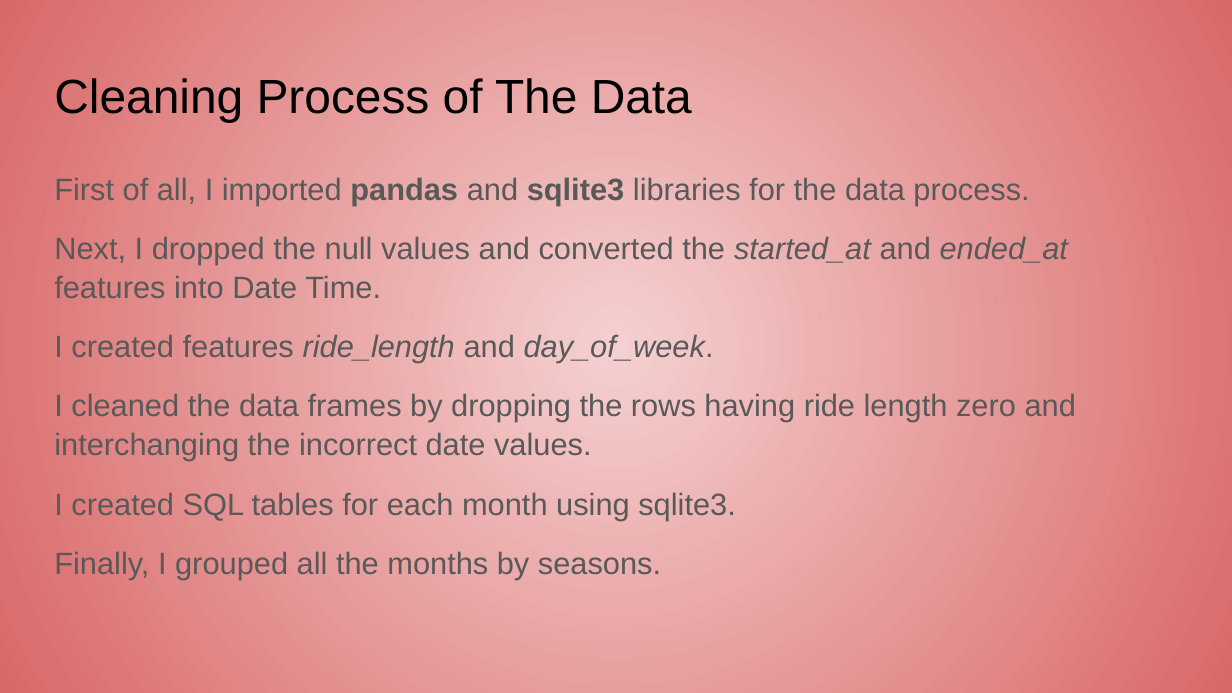
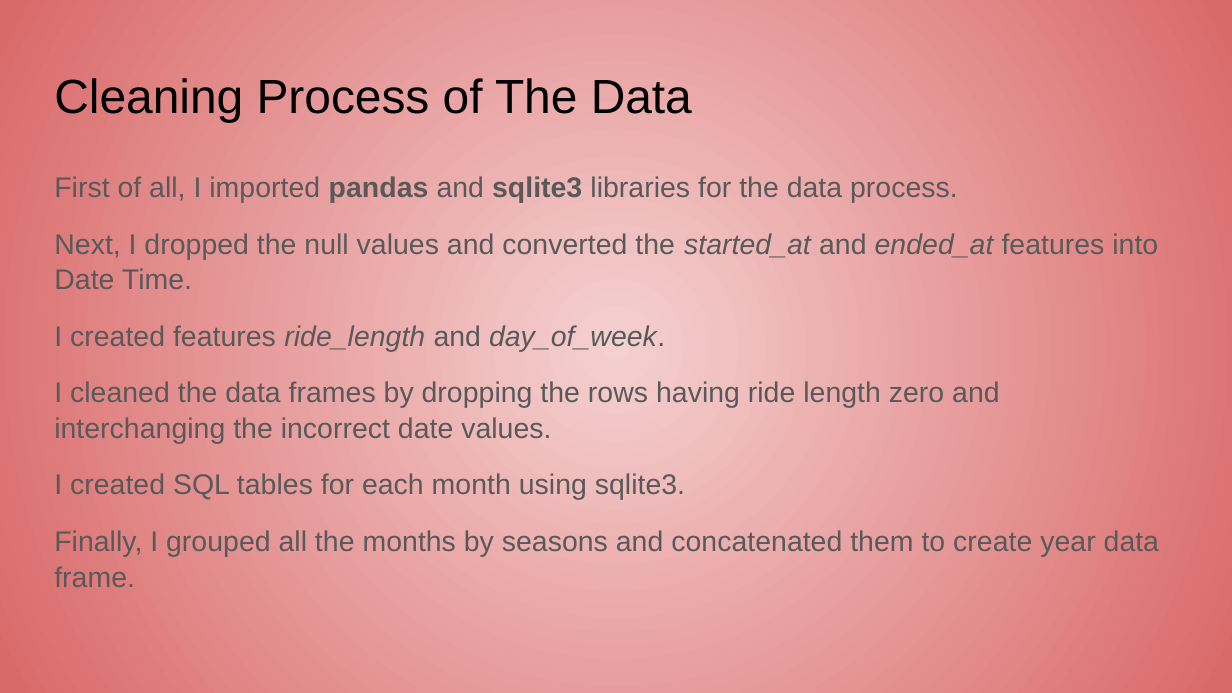
Before and after one commit to Yusuf-S-Aytekin/Google-Data-Analytics-Capstone-Project, a slide deck: slide 5 of Presentation.odp. Drawn at 1232x693 pixels with LibreOffice and Linux fonts; fonts in the diff are those of the drawing. Boxes give left, top, right and bottom in pixels: in the first picture for what was removed or moved away, otherwise in the second. Text is boxed around its words. In the diff, an @@ line names an element or a change of style, - is before the commit and + after.

```diff
--- a/Presentation.odp
+++ b/Presentation.odp
@@ text at [54, 176, 1158, 500]: size 18 to 16.6 pt in "First of all, I imported pandas and ...", "Next, I dropped the null values and ...", "I created features ride_length and day_of_week.", "I cleaned the data frames by dropping ..." and 1 more places @@
@@ text at [54, 530, 1159, 587]: text changed; size 18 to 16.6 pt @@
-Finally, I grouped all the months by seasons.
+Finally, I grouped all the months by seasons and concatenated them to create year data frame.
```
Also in this commit, not shown: 1 other file.
